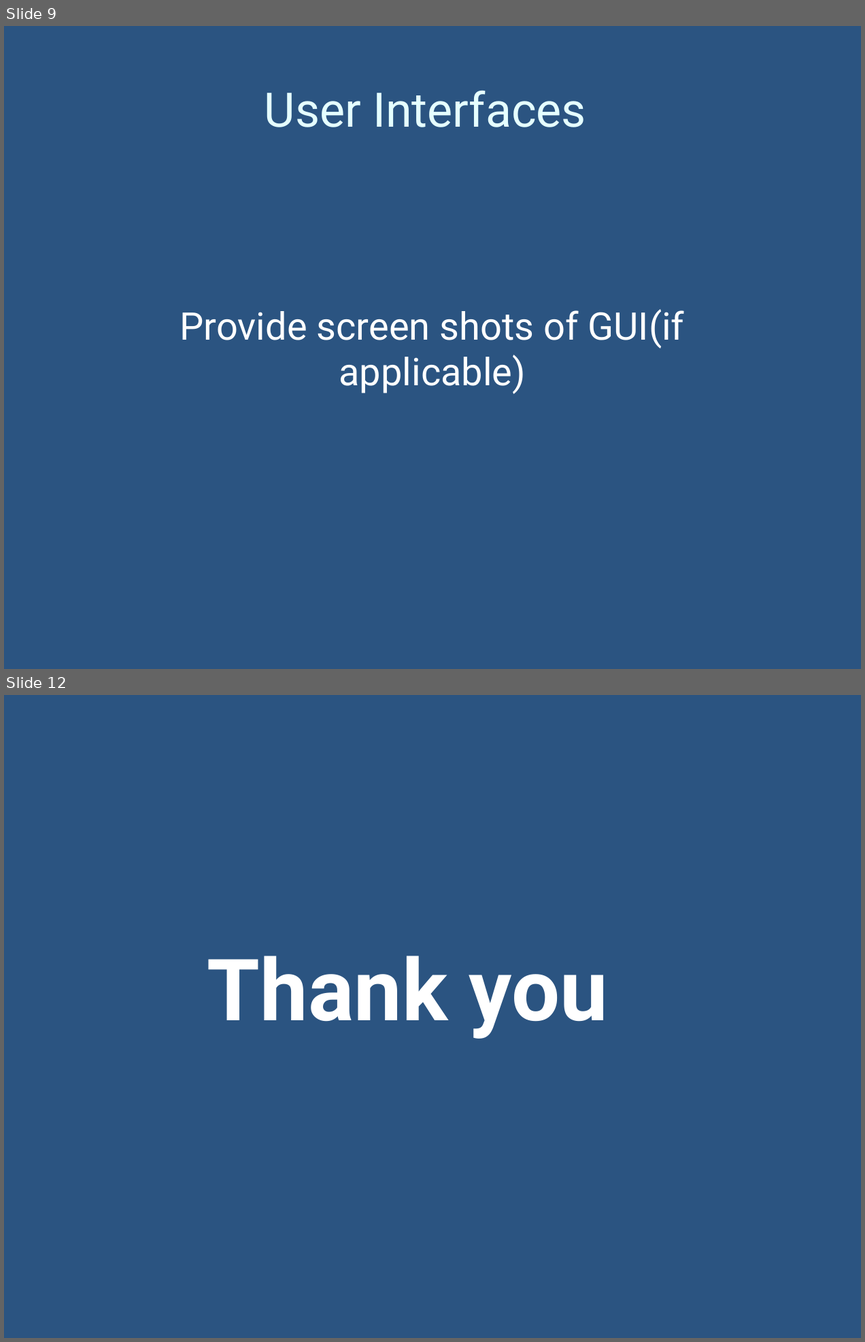
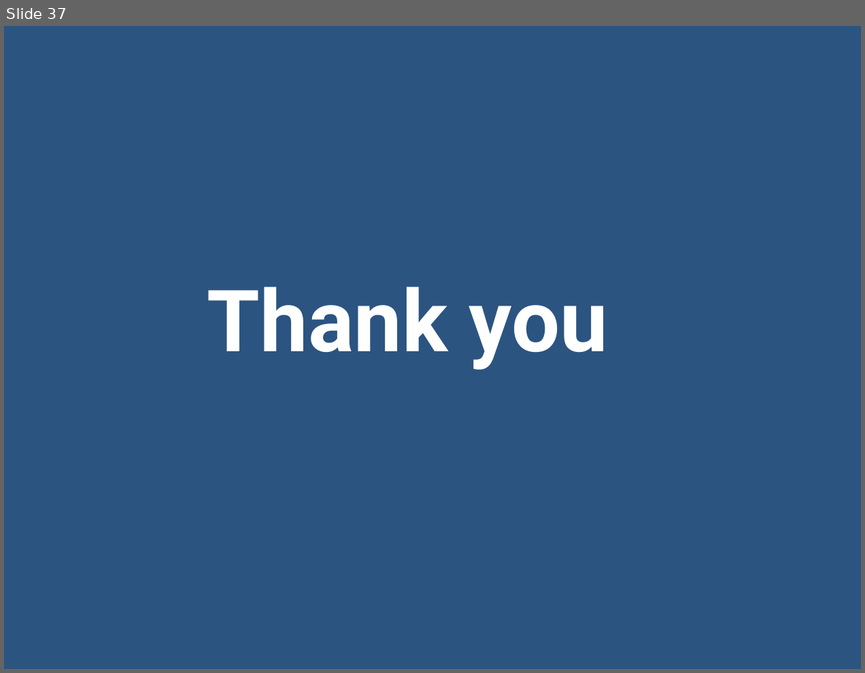
Before and after one commit to bc220403459/food_waste_management_system, a slide deck: documentation/2_FinalPresentation.pptx. Shown one above the other, each under a label of ours: slides 9 and 12 before the commit, slide 37 after it; the slides between them are not shown. The pictures are 865x1342 and 865x673 pixels, drawn with LibreOffice and Linux fonts; fonts in the diff are those of the drawing; background and template pictures are left out. Boxes give left, top, right and bottom in pixels: in the first picture for what was removed or moved away, otherwise in the second. Text is boxed around its words. In the diff, an @@ line names an element or a change of style, - is before the commit and + after.

```diff
--- a/documentation/2_FinalPresentation.pptx
+++ b/documentation/2_FinalPresentation.pptx
@@ slide 9 removed at <box>4,26,861,669</box>, background picture (left out) @@
@@ title removed at <box>264,91,586,127</box> @@
-User Interfaces
@@ subtitle removed at <box>179,309,685,394</box> @@
-Provide screen shots of GUI(if applicable)
@@ what was slide 12 is now slide 37 @@
```
Also in this commit, not shown: 8 slides changed, 27 slides added, 1 other slide removed, 5 other files.
